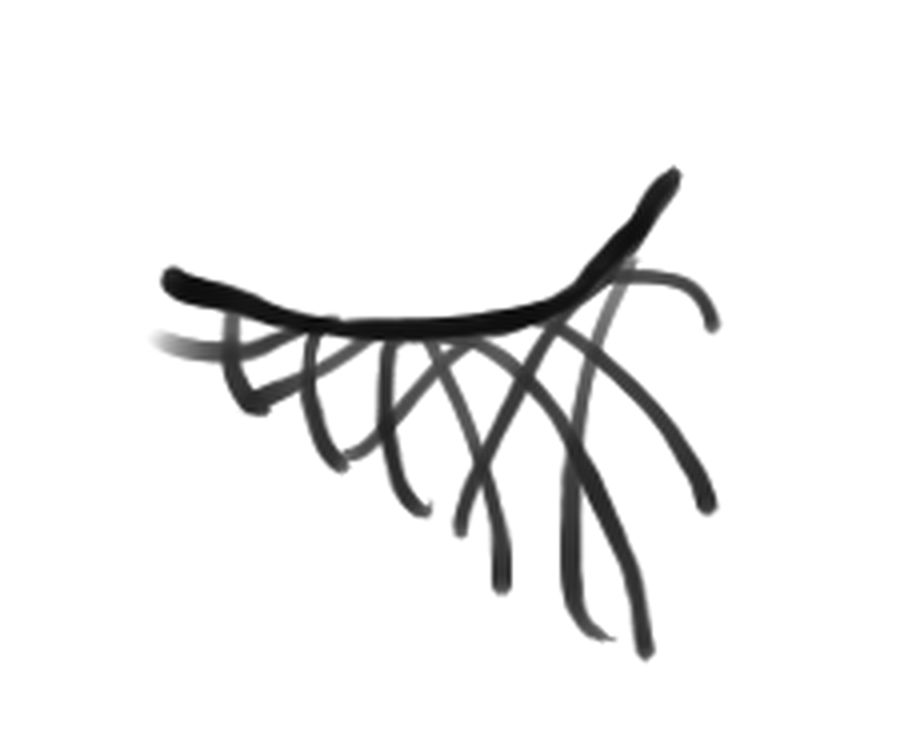
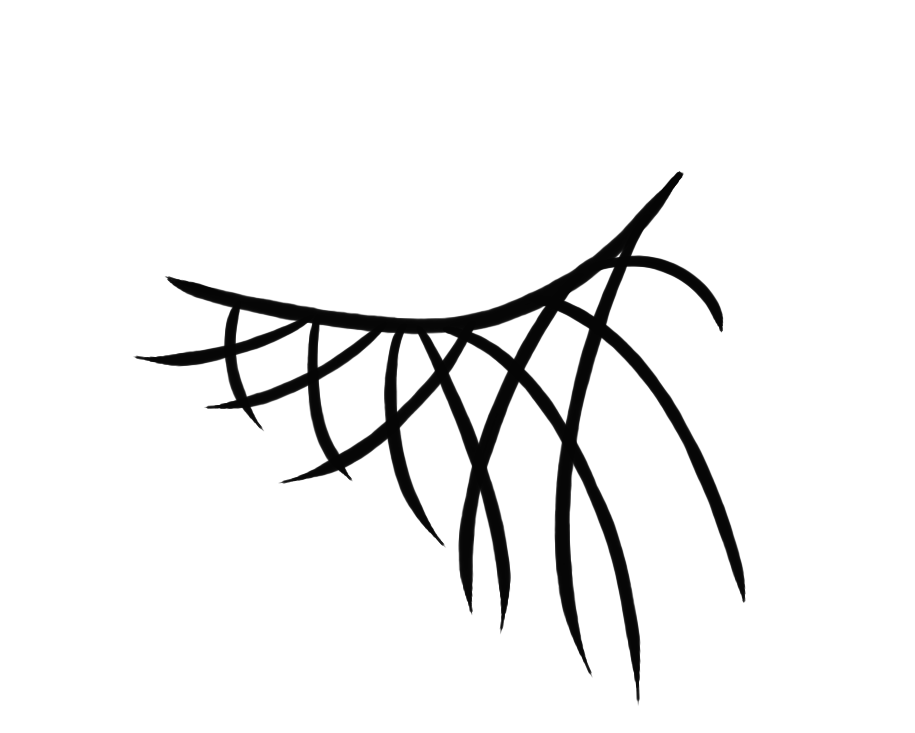
Layered file, before and after one edit (915px x 733px). Changes by layer:
added layer "レイヤー7" above "レイヤー9" over (164, 171, 684, 335)
added layer "レイヤー9" above "レイヤー8" over (133, 213, 652, 679)
added layer "レイヤー8" above "rough" over (223, 255, 746, 706)
hid "constructies enzo", opacity 100% → 54%, painted on it over (144, 163, 726, 666)
